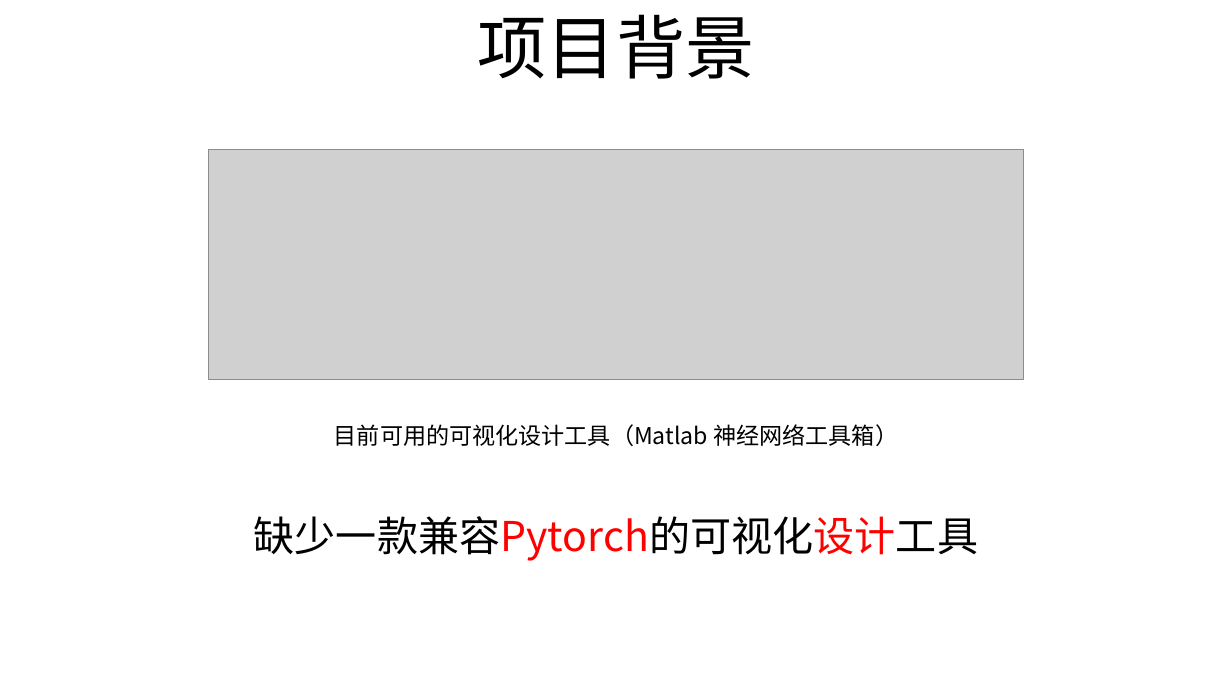
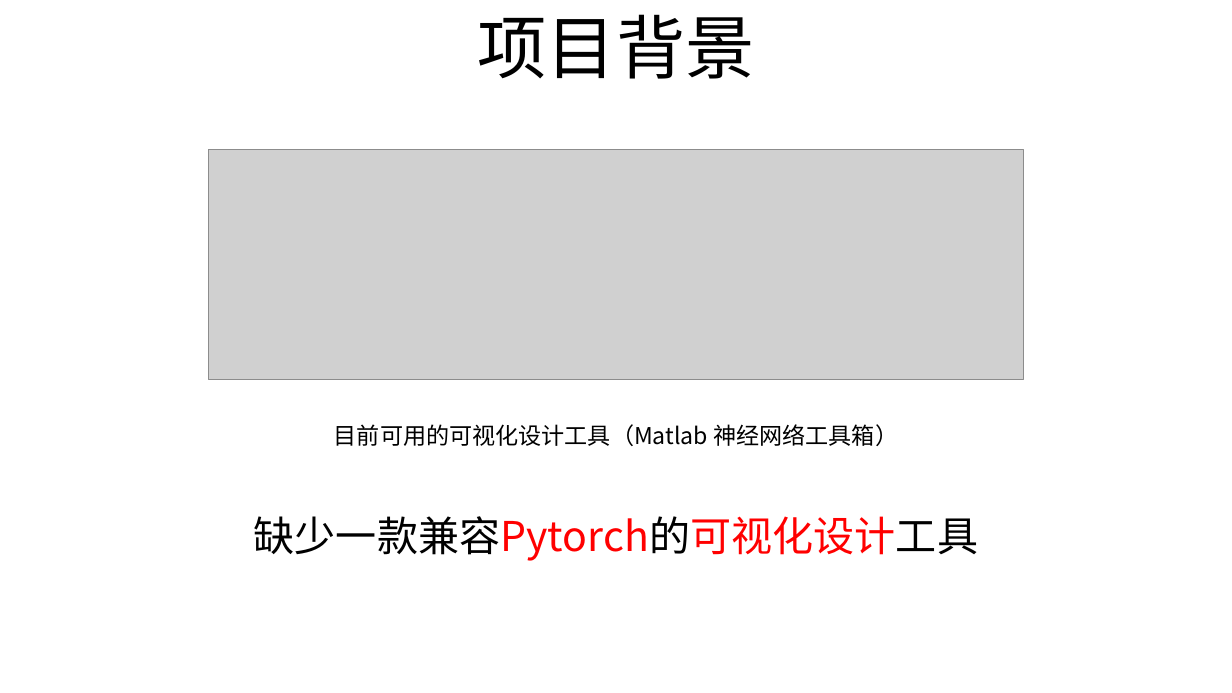
Before and after one commit to LRMbbj/Nvwa-NN-DevelopmentTool-EC, a slide deck: slide 5 of doc/女娲开发工具介绍.pptx. Drawn at 1232x693 pixels with LibreOffice and Linux fonts; fonts in the diff are those of the drawing; grey boxes stand for pictures. Boxes give left, top, right and bottom in pixels: in the first picture for what was removed or moved away, otherwise in the second. Text is boxed around its words. In the diff, an @@ line names an element or a change of style, - is before the commit and + after.

```diff
--- a/doc/女娲开发工具介绍.pptx
+++ b/doc/女娲开发工具介绍.pptx
@@ text "缺少一款兼容Pytorch的可视化设计工具" at (x1=254, y1=516, x2=978, y2=561): text colour #000000 to #FF0000 in "缺少一款兼容Pytorch的可视化设计工具" @@
```
Also in this commit, not shown: 6 other slides changed, 8 other files.
